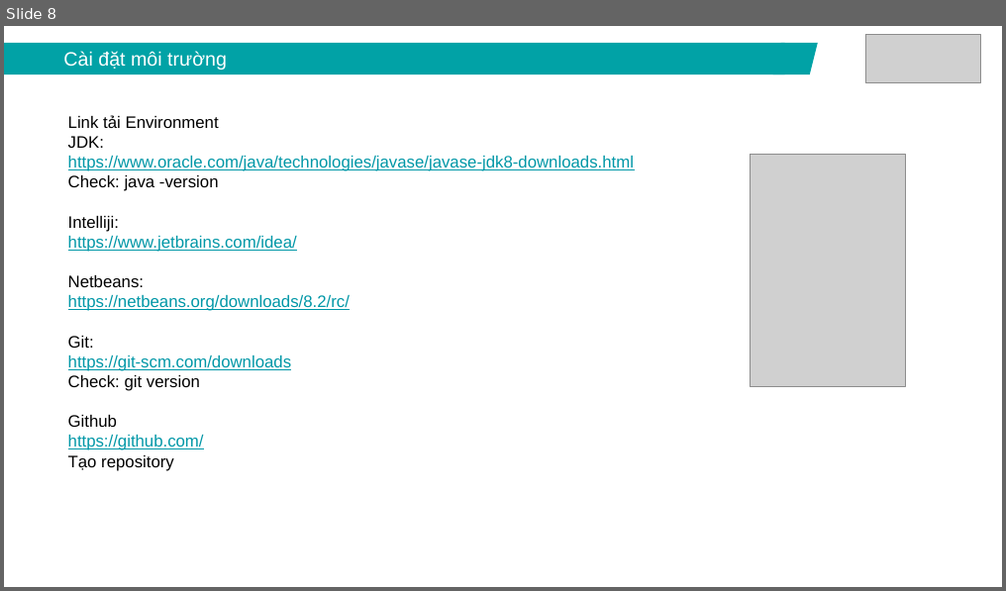
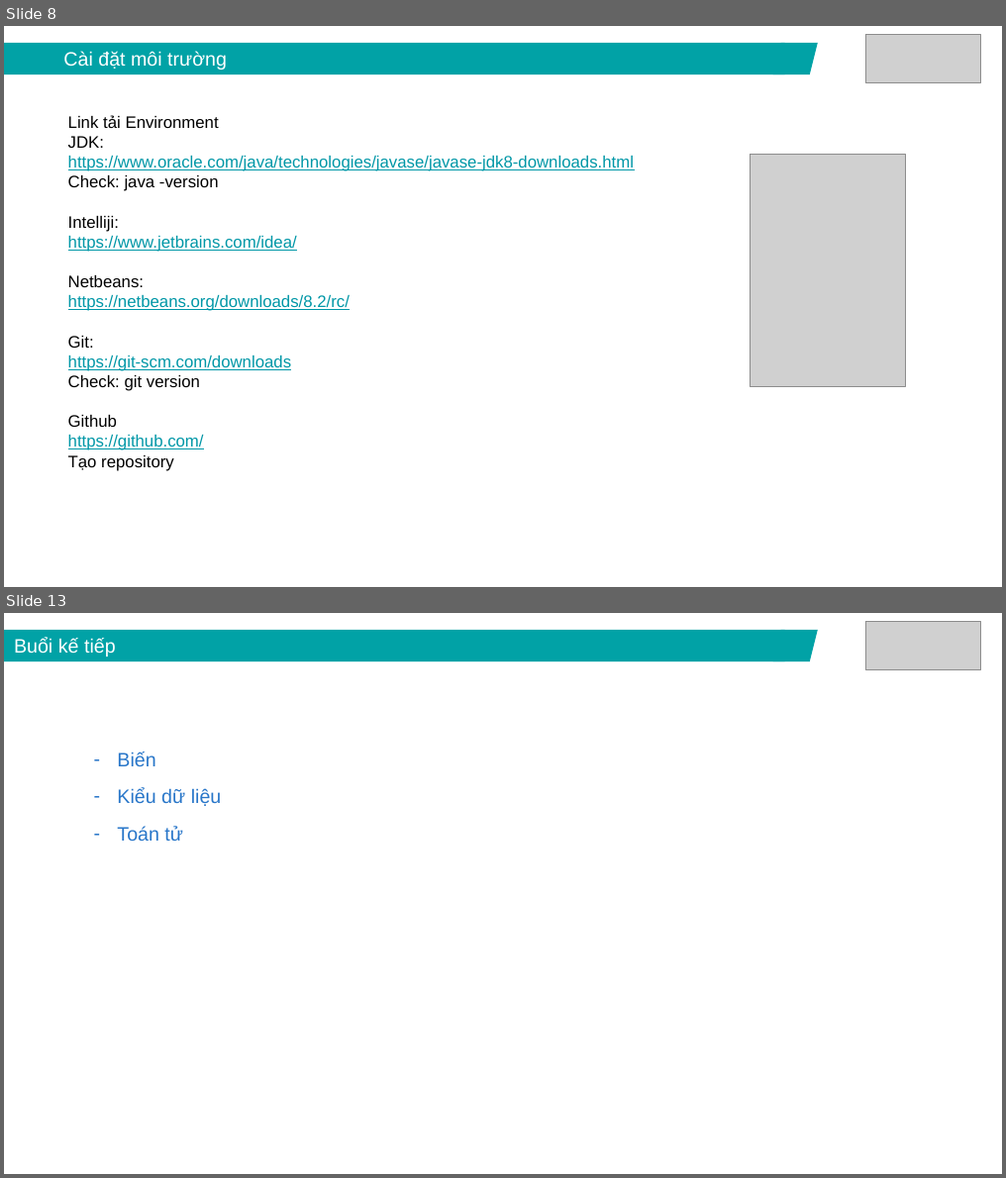
Before and after one commit to lamxung55/javacore, a slide deck: ppt/Java core - Lecture 1 - Introduction.pptx. Shown one above the other, each under a label of ours: slide 8 before the commit, slides 8 and 13 after it; the slides between them are not shown. The pictures are 1006x591 and 1006x1178 pixels, drawn with LibreOffice and Linux fonts; fonts in the diff are those of the drawing; grey boxes stand for pictures. Boxes give left, top, right and bottom in pixels: in the first picture for what was removed or moved away, otherwise in the second. Text is boxed around its words. In the diff, an @@ line names an element or a change of style, - is before the commit and + after.

```diff
--- a/ppt/Java core - Lecture 1 - Introduction.pptx
+++ b/ppt/Java core - Lecture 1 - Introduction.pptx
@@ slide 13 added at box(4, 613, 1002, 1174), background #FFFFFF @@
@@ rectangle added at box(4, 630, 784, 662), fill #01A2A6, 14 pt, text #FFFFFF @@
+Buổi kế tiếp
@@ parallelogram added at box(772, 630, 818, 662), fill #01A2A6 @@
@@ picture added at box(865, 621, 981, 669) @@
@@ text added at box(117, 752, 222, 841), 14 pt, text #2876C9 @@
+– Biến
+– Kiểu dữ liệu
+– Toán tử
```
Also in this commit, not shown: 5 slides changed, 4 other slides added, 5 slides removed.
